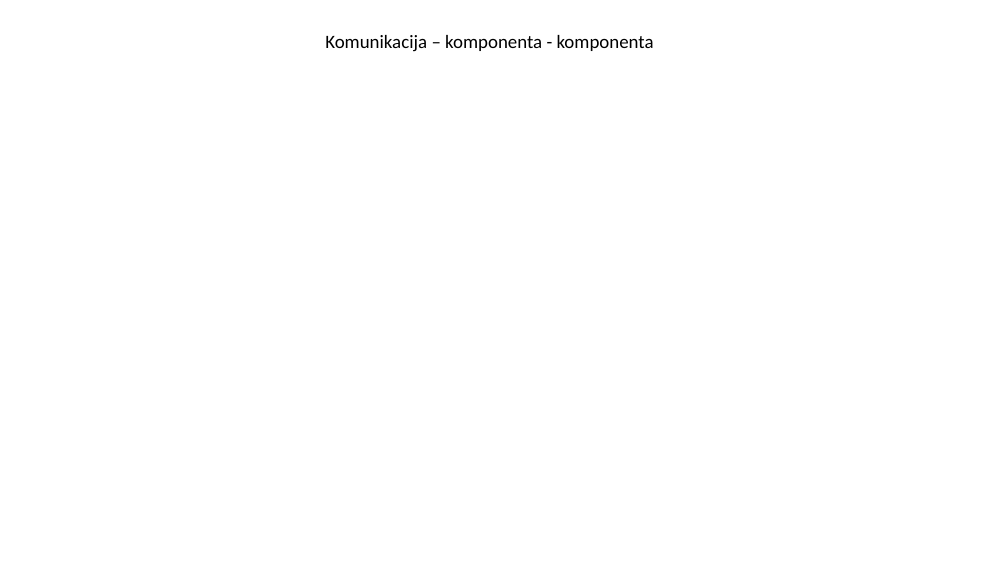
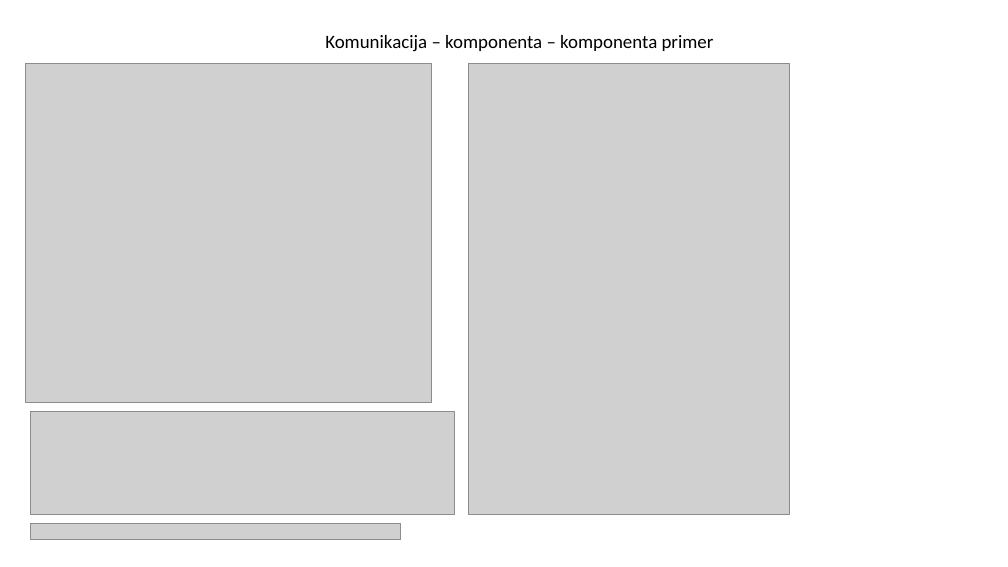
Before and after one commit to daniloMogin/kurs, a slide deck: slide 21 of AngularJS.pptx (slide 20 before the commit). Drawn at 1008x567 pixels with LibreOffice and Linux fonts; fonts in the diff are those of the drawing; grey boxes stand for pictures. Boxes give left, top, right and bottom in pixels: in the first picture for what was removed or moved away, otherwise in the second. Text is boxed around its words. In the diff, an @@ line names an element or a change of style, - is before the commit and + after.

```diff
--- a/AngularJS.pptx
+++ b/AngularJS.pptx
@@ text at (325, 35, 714, 52): text changed @@
-Komunikacija – komponenta - komponenta
+Komunikacija – komponenta – komponenta primer
@@ picture added at (26, 64, 431, 402) @@
@@ picture added at (469, 64, 789, 515) @@
@@ picture added at (31, 411, 454, 514) @@
@@ picture added at (31, 523, 402, 539) @@
```
Also in this commit, not shown: 1 other slide changed, 3 slides added, 9 other files.
